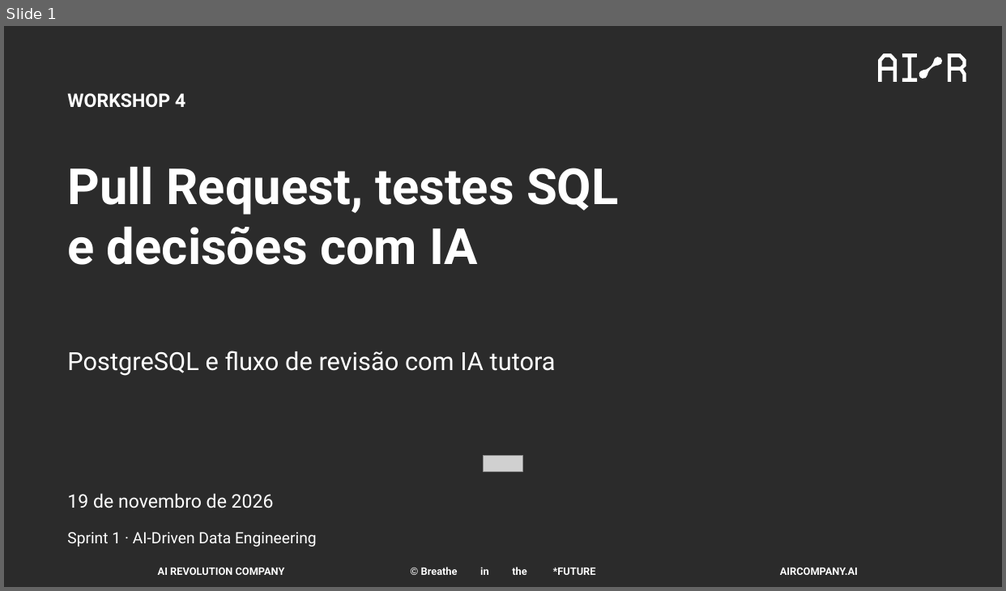
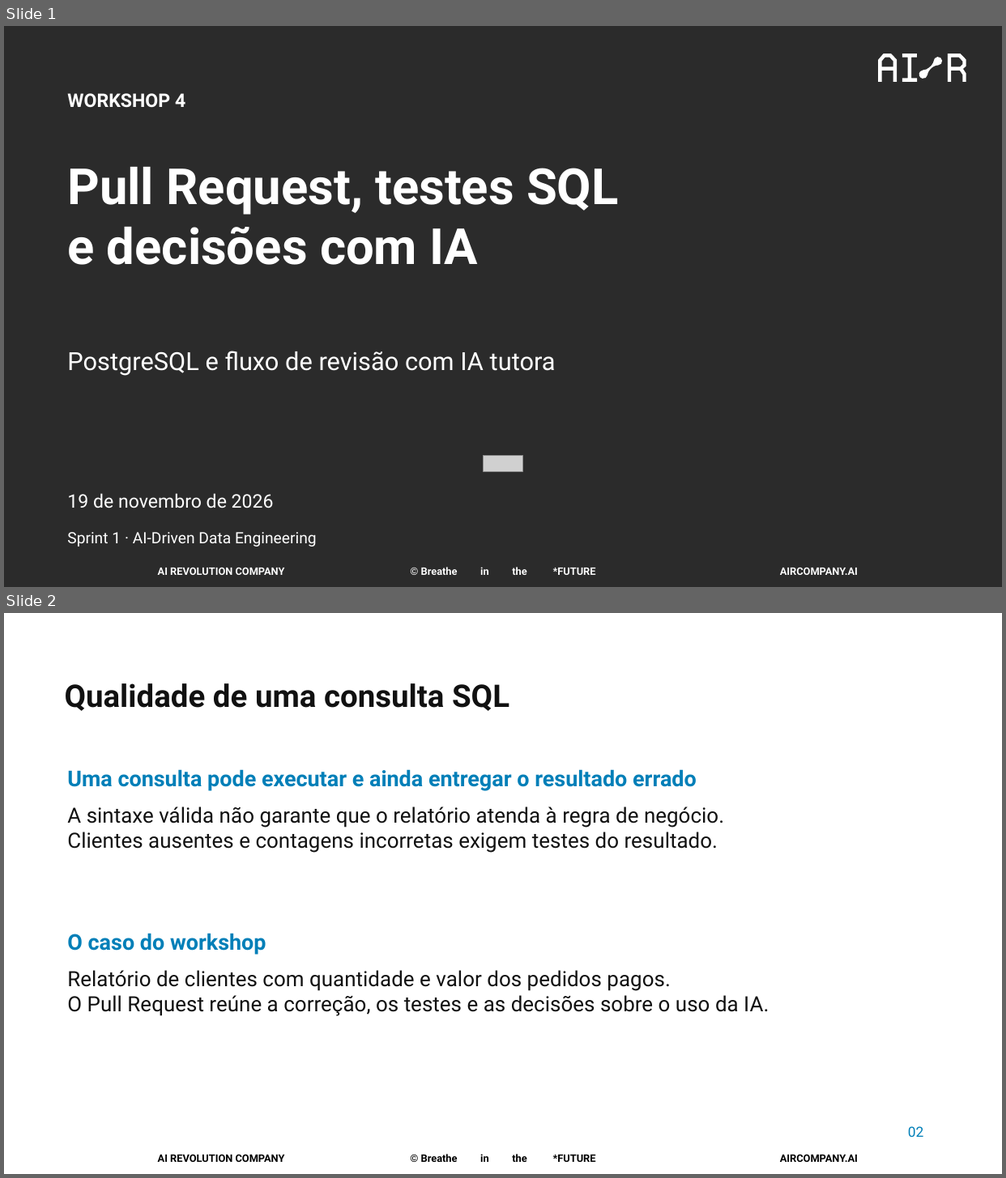
Before and after one commit to pedropalmieri/workshop4-pr-sql-ia, a slide deck: materiais/Workshop4-19nov2026.pptx. Shown one above the other, each under a label of ours: slide 1 before the commit, slides 1 and 2 after it. The pictures are 1006x591 and 1006x1178 pixels, drawn with LibreOffice and Linux fonts; fonts in the diff are those of the drawing; grey boxes stand for pictures; background and template pictures are left out; a plain dark background stands for a picture behind light text. Boxes give left, top, right and bottom in pixels: in the first picture for what was removed or moved away, otherwise in the second. Text is boxed around its words. In the diff, an @@ line names an element or a change of style, - is before the commit and + after.

```diff
--- a/materiais/Workshop4-19nov2026.pptx
+++ b/materiais/Workshop4-19nov2026.pptx
@@ slide 2 added at box(4, 613, 1002, 1174), background #FFFFFF; not listed: 3 template elements that a slide beside it also shows @@
@@ text added at box(65, 683, 509, 711), 30 pt, text #111111, bold @@
+Qualidade de uma consulta SQL
@@ text added at box(67, 769, 697, 791), 21 pt, text #007FB8, bold @@
+Uma consulta pode executar e ainda entregar o resultado errado
@@ text added at box(67, 807, 724, 853), 20.2 pt, text #111111 @@
+A sintaxe válida não garante que o relatório atenda à regra de negócio.
+Clientes ausentes e contagens incorretas exigem testes do resultado.
@@ text added at box(67, 933, 266, 955), 21 pt, text #007FB8, bold @@
+O caso do workshop
@@ text added at box(67, 970, 769, 1016), 20.2 pt, text #111111 @@
+Relatório de clientes com quantidade e valor dos pedidos pagos.
+O Pull Request reúne a correção, os testes e as decisões sobre o uso da IA.
@@ text added at box(908, 1127, 923, 1137), 13.5 pt, text #007FB8 @@
+02
```
Also in this commit, not shown: 7 slides changed, 6 other slides added, 7 slides removed.
